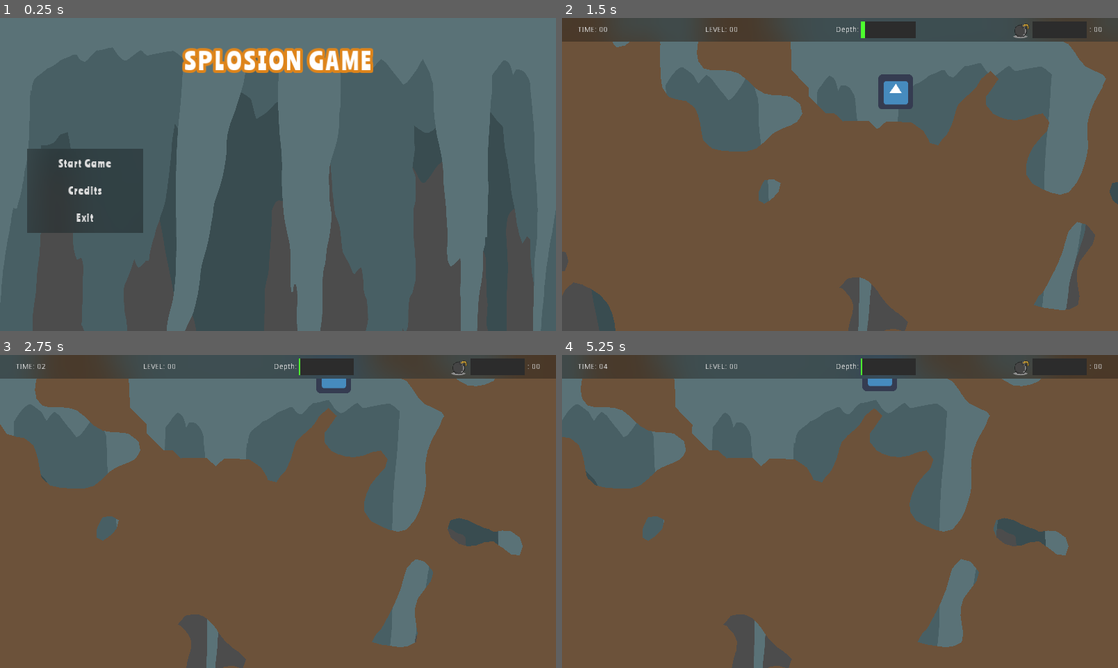
Above: before the commit, frames 1-4 (two rows, left to right).
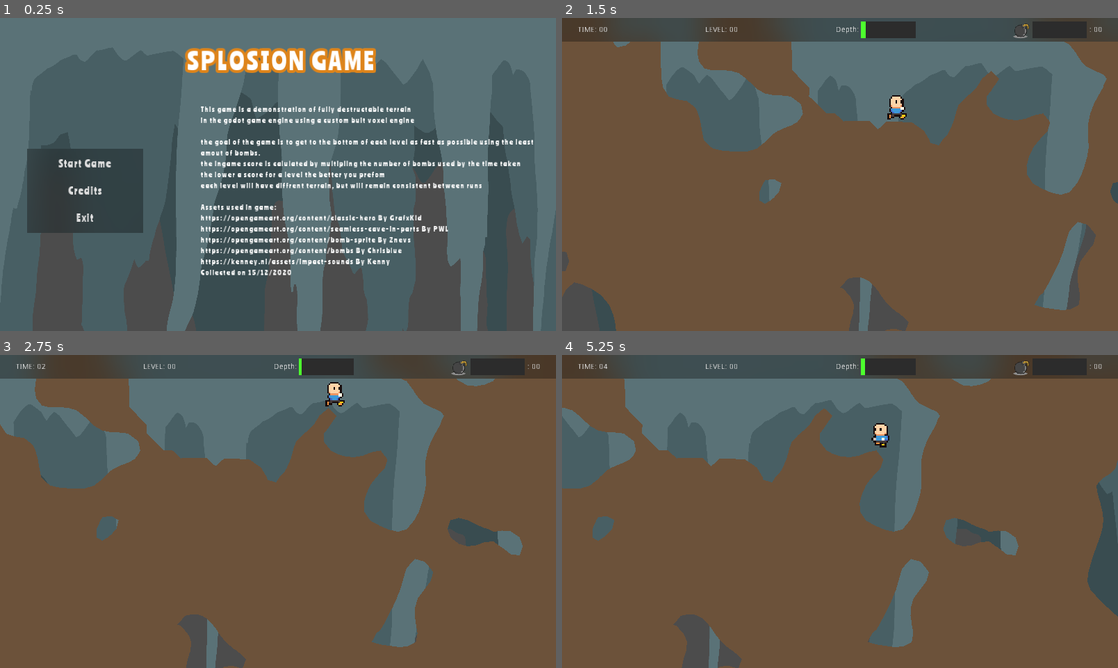
Above: after the commit, the same moments.

Repository: neutrongreen/Splosion
Game: Godot game, scene res://scenes/TitleScreen.tscn
The game is run twice, just before and just after one commit, with the same random seed, the same clock (stepped at 60 frames per second) and the same inputs. The engine's default icon, where the game draws it, is replaced by a stand-in: a white triangle on a blue panel in a dark square.
Inputs (mouse positions are in pixels of both pictures, inside the frame that each line leads up to):
- Up to frame 1 (0.25 s): no input
- Up to frame 2 (1.5 s): click "Start Game" at 0.5 s; tap Enter (ui_accept) at 1.25 s; move the mouse to (962, 158) at 1.27 s; hold Right (ui_right) from 1.28 s (still down)
- Up to frame 3 (2.75 s): keep holding Right (ui_right); tap Enter (ui_accept) at 1.52, 2.27 s; move the mouse to (166, 527) at 2.02 s
- Up to frame 4 (5.25 s): move the mouse to (895, 442) at 2.77 s; release Right (ui_right) at 2.78 s; hold Left (ui_left) 2.78-3.53 s; move the mouse to (812, 574) at 3.52 s; hold Right (ui_right) 3.53-5.03 s; tap Enter (ui_accept) at 3.77, 4.52 s; move the mouse to (1006, 558) at 4.27 s; move the mouse to (673, 464) at 5.02 s; hold Left (ui_left) from 5.03 s (still down)

The runs differ from the first frame. In frame 1, 6.7% of the frame differs, in the area x 32-96%, y 9-83%; in frame 2, 1.3%; in frame 3, 0.5%; in frame 4, 23%, in the area x 0-100%, y 0-100%.

Commit message:
add assets

Diff:
--- /dev/null
+++ b/assests/fonts/testfont3.tres
@@ -0,0 +1,11 @@
+[gd_resource type="DynamicFont" load_steps=2 format=2]
+
+[ext_resource path="res://assests/fonts/Ranchers-Regular.ttf" type="DynamicFontData" id=1]
+
+[resource]
+size = 13
+outline_color = Color( 0.87451, 0.521569, 0.105882, 1 )
+use_mipmaps = true
+use_filter = true
+extra_spacing_char = 2
+font_data = ExtResource( 1 )
--- a/entitys/physics/ball.gd
+++ b/entitys/physics/ball.gd
@@ -33,9 +33,9 @@
 
 
 func _on_Timer_timeout():
+	final = true
 	$Particles2D.emitting = true
-	$Sprite.visible = false
-	final = true
+	$AnimatedSprite.visible = false
 	mode = RigidBody2D.MODE_STATIC
 	var radius = int(lerp(min_radius, max_radius, power))
 	voxelmap.circle_brush(Vector2(position.x/voxelmap.TILE_SIZE, position.y/voxelmap.TILE_SIZE), radius, 0)
@@ -44,6 +44,8 @@
 	$AudioStreamPlayer2D.play()
 
 func _physics_process(delta):
+	if !final:
+		$AnimatedSprite.speed_scale = clamp(2/($Timer.time_left/$Timer.wait_time), 0, 10)
 	if position.x < 0 or position.x > voxelmap.TILE_SIZE*voxelmap.CHUNK_SIZE*voxelmap.MAP_SIZE.x:
 		queue_free()
 	if position.y < 0 or position.y > voxelmap.TILE_SIZE*voxelmap.CHUNK_SIZE*voxelmap.MAP_SIZE.y:
--- a/entitys/physics/ball.tscn
+++ b/entitys/physics/ball.tscn
@@ -1,6 +1,6 @@
-[gd_scene load_steps=10 format=2]
+[gd_scene load_steps=13 format=2]
 
-[ext_resource path="res://assests/icon.png" type="Texture" id=1]
+[ext_resource path="res://assests/bombs.png" type="Texture" id=1]
 [ext_resource path="res://entitys/physics/ball.gd" type="Script" id=2]
 [ext_resource path="res://particles/Explosion.tres" type="Material" id=3]
 [ext_resource path="res://assests/sounds/impactMetal_medium_003.ogg" type="AudioStream" id=4]
@@ -9,7 +9,23 @@
 [ext_resource path="res://assests/sounds/impactMetal_medium_002.ogg" type="AudioStream" id=7]
 [ext_resource path="res://assests/sounds/impactPlate_heavy_001.ogg" type="AudioStream" id=8]
 
-[sub_resource type="CircleShape2D" id=1]
+[sub_resource type="AtlasTexture" id=2]
+atlas = ExtResource( 1 )
+region = Rect2( 32, 0, 16, 16 )
+
+[sub_resource type="AtlasTexture" id=1]
+atlas = ExtResource( 1 )
+region = Rect2( 0, 16, 16, 16 )
+
+[sub_resource type="SpriteFrames" id=3]
+animations = [ {
+"frames": [ SubResource( 2 ), SubResource( 1 ) ],
+"loop": true,
+"name": "default",
+"speed": 1.0
+} ]
+
+[sub_resource type="CircleShape2D" id=4]
 radius = 12.7385
 
 [node name="ball" type="RigidBody2D"]
@@ -23,12 +39,15 @@
 collsion_sounds = [ ExtResource( 5 ), ExtResource( 6 ), ExtResource( 7 ), ExtResource( 4 ) ]
 explosion = ExtResource( 8 )
 
-[node name="Sprite" type="Sprite" parent="."]
-scale = Vector2( 0.3, 0.3 )
-texture = ExtResource( 1 )
+[node name="AnimatedSprite" type="AnimatedSprite" parent="."]
+position = Vector2( 0, -2 )
+scale = Vector2( 2, 2 )
+frames = SubResource( 3 )
+frame = 1
+playing = true
 
 [node name="CollisionShape2D" type="CollisionShape2D" parent="."]
-shape = SubResource( 1 )
+shape = SubResource( 4 )
 
 [node name="Timer" type="Timer" parent="."]
 wait_time = 5.0
--- a/entitys/player/player.gd
+++ b/entitys/player/player.gd
@@ -7,6 +7,7 @@
 var power = 0
 var lasttime = 0
 export (float) var max_dur = 1
+var state
 # Declare member variables here. Examples:
 # var a = 2
 # var b = "text"
@@ -37,17 +38,28 @@
 #func _process(delta):
 #	pass
 func _physics_process(delta):
+	state = "idle"
 	time += delta
 	#move item
-	velocity.y += gravity*delta
 	velocity.x = 0
 	if(Input.is_action_pressed("ui_left")):
+		state = "walk"
 		velocity.x -= walk_speed*delta
 	if(Input.is_action_pressed("ui_right")):
+		state = "walk"
 		velocity.x += walk_speed*delta
 	if(Input.is_action_just_pressed("ui_space") and is_on_floor() == true):
 		velocity.y -= jump_boost
+	if velocity.x < 0:
+		$AnimatedSprite.flip_h = true
+	elif velocity.x > 0:
+		$AnimatedSprite.flip_h = false
+	if $RayCast2D.is_colliding() == false:
+		state = "jump"
+	velocity.y += gravity*delta
 	velocity = move_and_slide(velocity, Vector2(0, -1))
+
+	$AnimatedSprite.play(state)
 	if position.y >  voxelmap.TILE_SIZE*voxelmap.CHUNK_SIZE*voxelmap.MAP_SIZE.y:
 		#reload scene
 		Globals.score = time*bomb_count
--- a/entitys/player/player.tscn
+++ b/entitys/player/player.tscn
@@ -1,31 +1,84 @@
-[gd_scene load_steps=5 format=2]
+[gd_scene load_steps=13 format=2]
 
 [ext_resource path="res://entitys/player/player.gd" type="Script" id=1]
-[ext_resource path="res://assests/icon.png" type="Texture" id=2]
+[ext_resource path="res://assests/Old hero.png" type="Texture" id=2]
+
+[sub_resource type="AtlasTexture" id=7]
+atlas = ExtResource( 2 )
+region = Rect2( 16, 16, 16, 16 )
+
+[sub_resource type="AtlasTexture" id=8]
+atlas = ExtResource( 2 )
+region = Rect2( 32, 16, 16, 16 )
+
+[sub_resource type="AtlasTexture" id=9]
+atlas = ExtResource( 2 )
+region = Rect2( 48, 16, 16, 16 )
+
+[sub_resource type="AtlasTexture" id=10]
+atlas = ExtResource( 2 )
+region = Rect2( 80, 32, 16, 16 )
+
+[sub_resource type="AtlasTexture" id=4]
+atlas = ExtResource( 2 )
+region = Rect2( 16, 32, 16, 16 )
+
+[sub_resource type="AtlasTexture" id=5]
+atlas = ExtResource( 2 )
+region = Rect2( 32, 32, 16, 16 )
+
+[sub_resource type="AtlasTexture" id=6]
+atlas = ExtResource( 2 )
+region = Rect2( 48, 32, 16, 16 )
+
+[sub_resource type="SpriteFrames" id=3]
+animations = [ {
+"frames": [ SubResource( 7 ), SubResource( 8 ), SubResource( 9 ) ],
+"loop": true,
+"name": "idle",
+"speed": 5.0
+}, {
+"frames": [ SubResource( 10 ) ],
+"loop": true,
+"name": "jump",
+"speed": 5.0
+}, {
+"frames": [ SubResource( 4 ), SubResource( 5 ), SubResource( 6 ) ],
+"loop": true,
+"name": "walk",
+"speed": 6.0
+} ]
 
 [sub_resource type="CapsuleShape2D" id=1]
-radius = 32.0
-height = 45.0
+radius = 14.9588
+height = 13.4023
 
 [sub_resource type="RectangleShape2D" id=2]
-extents = Vector2( 32, 32 )
+extents = Vector2( 14.9401, 10.0204 )
 
 [node name="KinematicBody2D" type="KinematicBody2D"]
 collision_layer = 2
 collision_mask = 2147483649
 script = ExtResource( 1 )
 
+[node name="AnimatedSprite" type="AnimatedSprite" parent="."]
+scale = Vector2( 3, 3 )
+frames = SubResource( 3 )
+animation = "walk"
+
 [node name="Camera2D" type="Camera2D" parent="."]
 current = true
 drag_margin_h_enabled = true
 drag_margin_v_enabled = true
 
-[node name="Sprite" type="Sprite" parent="."]
-texture = ExtResource( 2 )
-
 [node name="CollisionShape2D" type="CollisionShape2D" parent="."]
 shape = SubResource( 1 )
 
 [node name="CollisionShape2D2" type="CollisionShape2D" parent="."]
-position = Vector2( 0, 22 )
+position = Vector2( 0, 13.9771 )
 shape = SubResource( 2 )
+
+[node name="RayCast2D" type="RayCast2D" parent="."]
+enabled = true
+cast_to = Vector2( 0, 50 )
+collide_with_areas = true
--- a/scenes/TitleScreen.tscn
+++ b/scenes/TitleScreen.tscn
@@ -1,9 +1,10 @@
-[gd_scene load_steps=7 format=2]
+[gd_scene load_steps=8 format=2]
 
 [ext_resource path="res://assests/fonts/testfont.tres" type="DynamicFont" id=1]
 [ext_resource path="res://assests/fonts/testfont2.tres" type="DynamicFont" id=2]
 [ext_resource path="res://scenes/ParallaxBackground2.tscn" type="PackedScene" id=3]
 [ext_resource path="res://scenes/blur.tres" type="Material" id=4]
+[ext_resource path="res://assests/fonts/testfont3.tres" type="DynamicFont" id=5]
 [ext_resource path="res://scenes/TitleScreen.gd" type="Script" id=7]
 
 [sub_resource type="StyleBoxEmpty" id=1]
@@ -30,7 +31,7 @@
 }
 
 [node name="Label" type="Label" parent="CanvasLayer/VBoxContainer"]
-margin_right = 924.0
+margin_right = 1020.0
 margin_bottom = 58.0
 custom_styles/normal = SubResource( 1 )
 custom_fonts/font = ExtResource( 1 )
@@ -40,10 +41,11 @@
 
 [node name="HBoxContainer" type="HBoxContainer" parent="CanvasLayer/VBoxContainer"]
 margin_top = 62.0
-margin_right = 924.0
+margin_right = 1020.0
 margin_bottom = 476.0
 size_flags_horizontal = 3
 size_flags_vertical = 3
+custom_constants/separation = 106
 
 [node name="PanelContainer" type="PanelContainer" parent="CanvasLayer/VBoxContainer/HBoxContainer"]
 self_modulate = Color( 0.686275, 0.686275, 0.686275, 1 )
@@ -89,6 +91,30 @@
 text = "Exit"
 flat = true
 
+[node name="Label" type="Label" parent="CanvasLayer/VBoxContainer/HBoxContainer"]
+margin_left = 320.0
+margin_top = 48.0
+margin_right = 963.0
+margin_bottom = 365.0
+custom_fonts/font = ExtResource( 5 )
+text = "This game is a demonstration of fully destructable terrain
+in the godot game engine using a custom buit voxel engine
+
+the goal of the game is to get to the bottom of each level as fast as possible using the least
+amout of bombs.
+the ingame score is calulated by multipling the number of bombs used by the time taken
+the lower a score for a level the better you prefom
+each level will have diffrent terrain, but will remain consistent between runs
+
+Assets used in game:
+https://opengameart.org/content/classic-hero By GrafxKid
+https://opengameart.org/content/seamless-cave-in-parts	 By PWL
+https://opengameart.org/content/bomb-sprite By Znevs
+https://opengameart.org/content/bombs By Chrisblue
+https://kenney.nl/assets/impact-sounds By Kenny
+Collected on 15/12/2020"
+valign = 1
+
 [node name="ParallaxBackground2" parent="." instance=ExtResource( 3 )]
 [connection signal="pressed" from="CanvasLayer/VBoxContainer/HBoxContainer/PanelContainer/VBoxContainer/Button" to="." method="_on_Button_pressed"]
 [connection signal="pressed" from="CanvasLayer/VBoxContainer/HBoxContainer/PanelContainer/VBoxContainer/Button3" to="." method="_on_Button3_pressed"]
Binary file added: assests/Old hero.png
Not shown, added: assests/Old hero.png.import
Binary file added: assests/bombs.png
Not shown, added: assests/bombs.png.import
